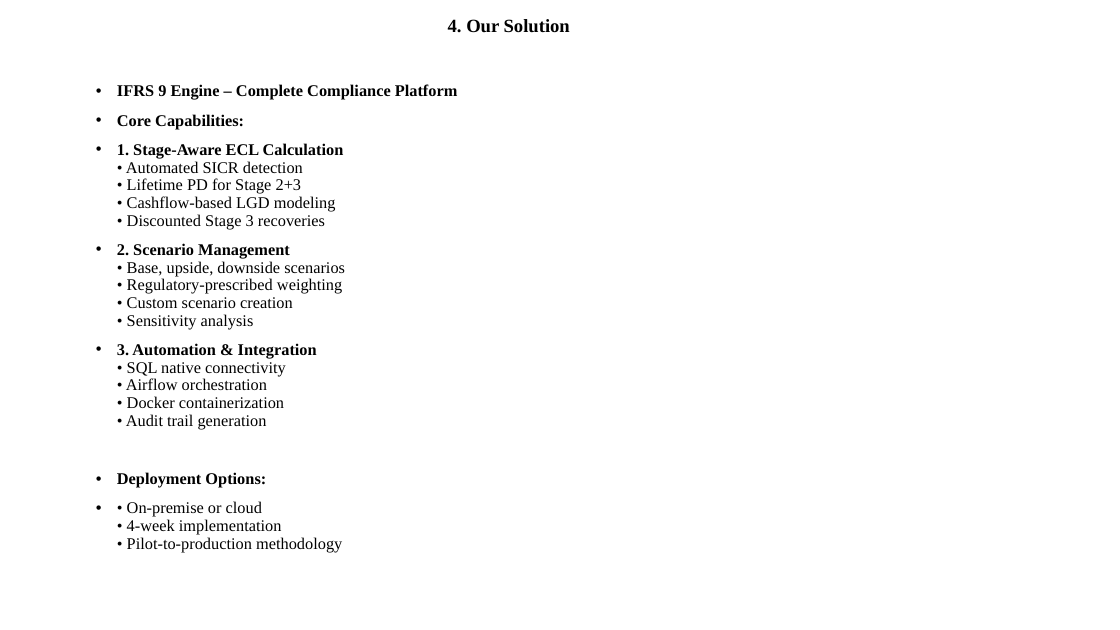
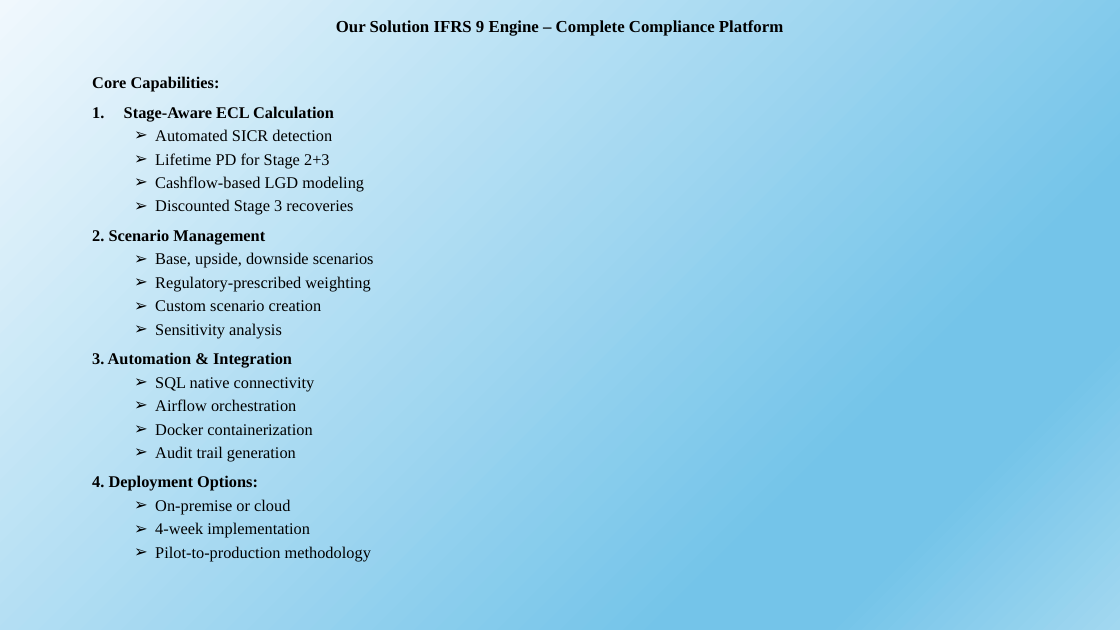
Before and after one commit to sampathkore4444/IFRS9-Engine, a slide deck: slide 4 of IFRS Engine.pptx. Drawn at 1120x630 pixels with LibreOffice and Linux fonts; fonts in the diff are those of the drawing. Boxes give left, top, right and bottom in pixels: in the first picture for what was removed or moved away, otherwise in the second. Text is boxed around its words. In the diff, an @@ line names an element or a change of style, - is before the commit and + after.

Commit message:
modified ppt slides

```diff
--- a/IFRS Engine.pptx
+++ b/IFRS Engine.pptx
@@ background #FFFFFF to gradient #F0F8FD to #74C4E9 to #A2D8F0 @@
@@ title at (336, 20, 783, 36): text changed; size 16 to 14.4 pt @@
-4. Our Solution
+Our Solution IFRS 9 Engine – Complete Compliance Platform
@@ text "Core Capabilities:": place and size @@
-text "Core Capabilities:" at (117, 84, 458, 553)
+text "Core Capabilities:" at (92, 76, 374, 562)
@@ text at (92, 76, 220, 92): bullet • to none @@
@@ text at (117, 84, 458, 100): paragraph removed @@
-• IFRS 9 Engine – Complete Compliance Platform
@@ text at (92, 106, 374, 562): text changed @@
-• 1. Stage-Aware ECL Calculation
-  • Automated SICR detection
-  • Lifetime PD for Stage 2+3
-  • Cashflow-based LGD modeling
-  • Discounted Stage 3 recoveries
-• 2. Scenario Management
-  • Base, upside, downside scenarios
-  • Regulatory-prescribed weighting
-  • Custom scenario creation
-  • Sensitivity analysis
-• 3. Automation & Integration
-  • SQL native connectivity
-  • Airflow orchestration
-  • Docker containerization
-  • Audit trail generation
-• Deployment Options:
-• • On-premise or cloud
-  • 4-week implementation
-  • Pilot-to-production methodology
+1. Stage-Aware ECL Calculation
+  ➢ Automated SICR detection
+  ➢ Lifetime PD for Stage 2+3
+  ➢ Cashflow-based LGD modeling
+  ➢ Discounted Stage 3 recoveries
+2. Scenario Management
+  ➢ Base, upside, downside scenarios
+  ➢ Regulatory-prescribed weighting
+  ➢ Custom scenario creation
+  ➢ Sensitivity analysis
+3. Automation & Integration
+  ➢ SQL native connectivity
+  ➢ Airflow orchestration
+  ➢ Docker containerization
+  ➢ Audit trail generation
+4. Deployment Options:
+  ➢ On-premise or cloud
+  ➢ 4-week implementation
+  ➢ Pilot-to-production methodology
```
Also in this commit, not shown: 11 other slides changed, 1 other file.
